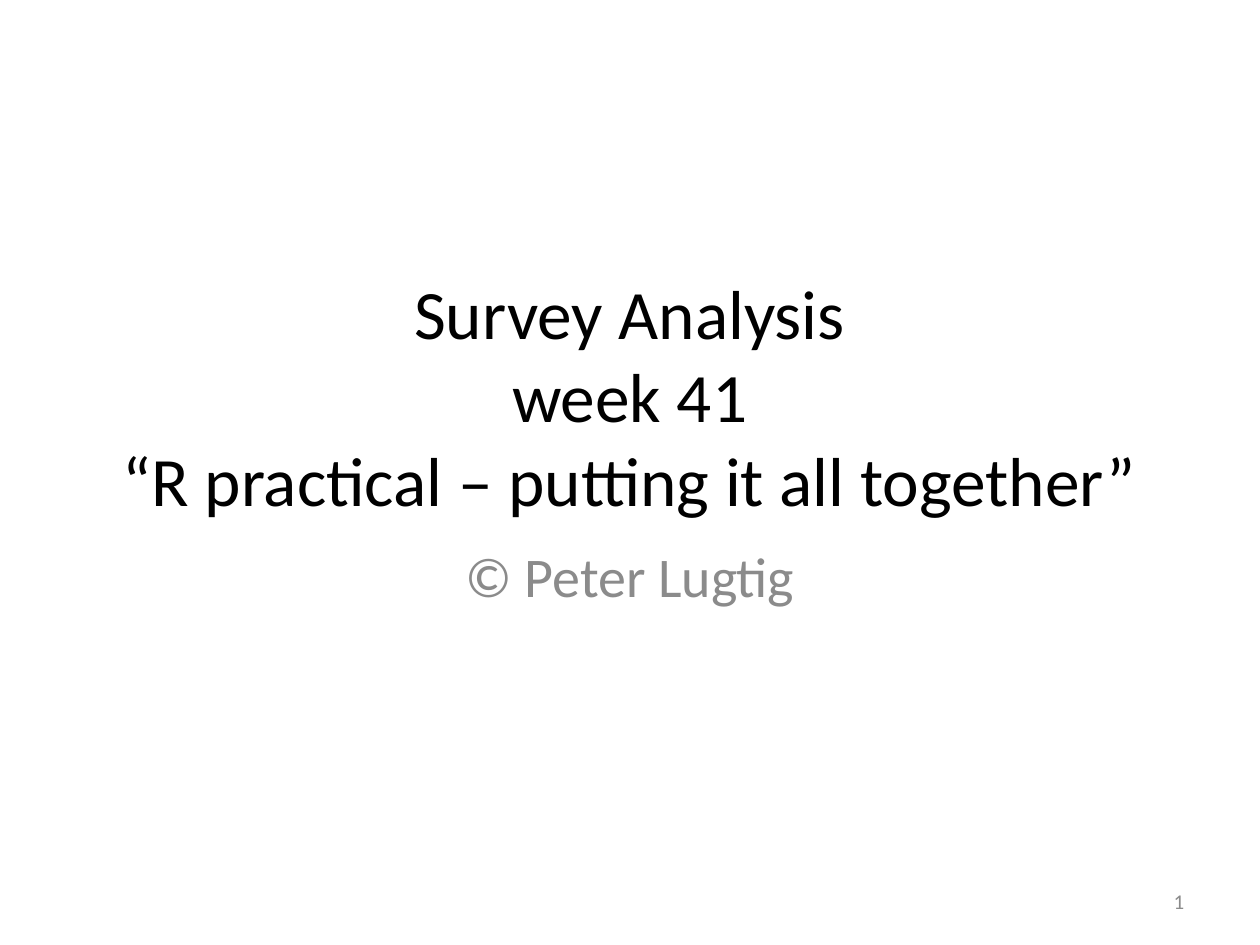
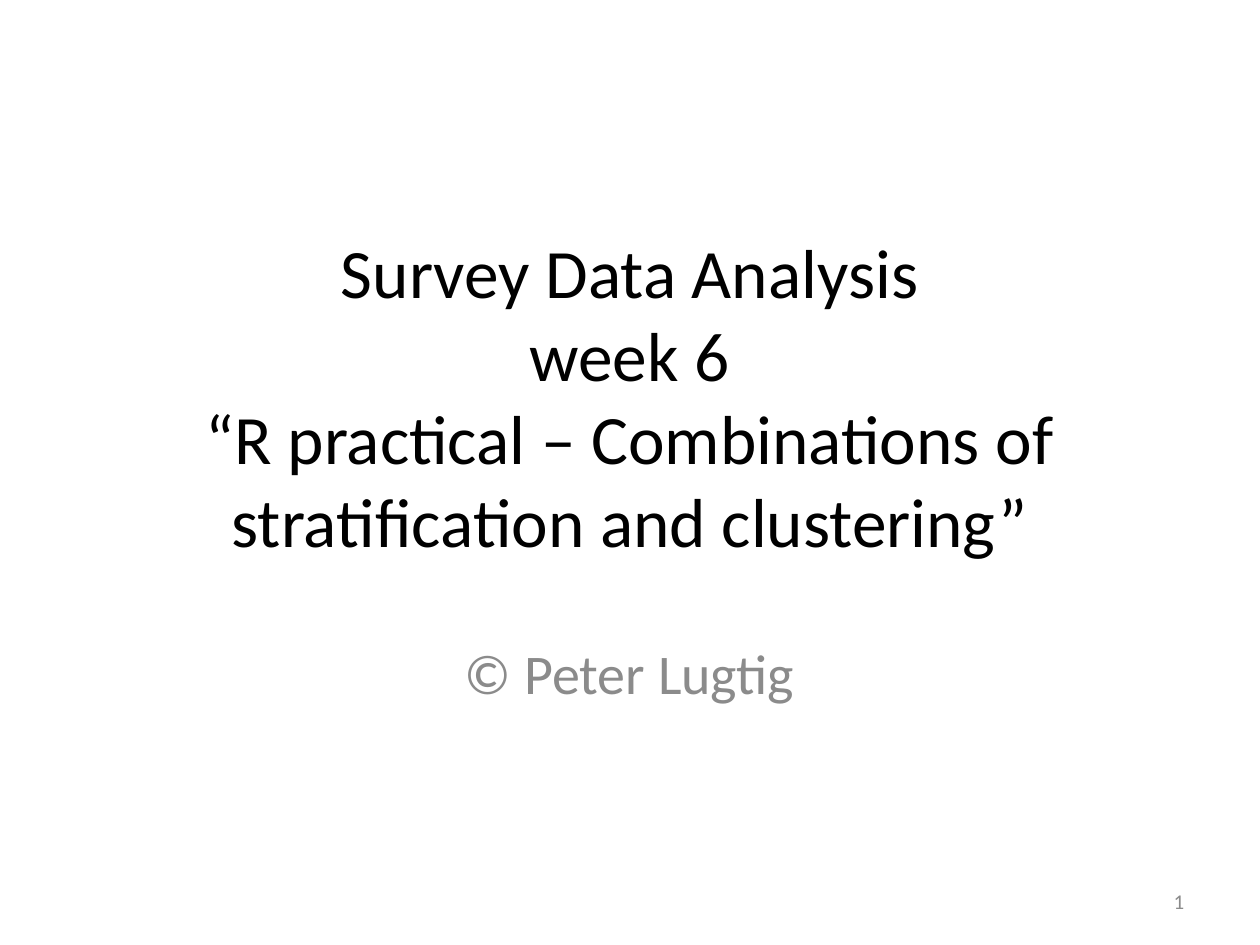
Before and after one commit to peterlugtig/peterlugtig.github.io, a slide deck: slide 1 of static/files/SDA/week6/lecture_week_6.pptx. Drawn at 1260x945 pixels with LibreOffice and Linux fonts; fonts in the diff are those of the drawing. Boxes give left, top, right and bottom in pixels: in the first picture for what was removed or moved away, otherwise in the second. Text is boxed around its words. In the diff, an @@ line names an element or a change of style, - is before the commit and + after.

Commit message:
updates to week5 & 6 SDA

```diff
--- a/static/files/SDA/week6/lecture_week_6.pptx
+++ b/static/files/SDA/week6/lecture_week_6.pptx
@@ title at box(206, 250, 1054, 559): text changed @@
-Survey Analysis
-week 41
-“R practical – putting it all together”
+Survey Data Analysis
+week 6
+“R practical – Combinations of stratification and clustering”
@@ subtitle "© Peter Lugtig": place and size @@
-subtitle "© Peter Lugtig" at box(525, 558, 794, 607)
+subtitle "© Peter Lugtig" at box(524, 655, 794, 704)
```
Also in this commit, not shown: 5 other slides changed, 1 slide removed, 27 other files.
